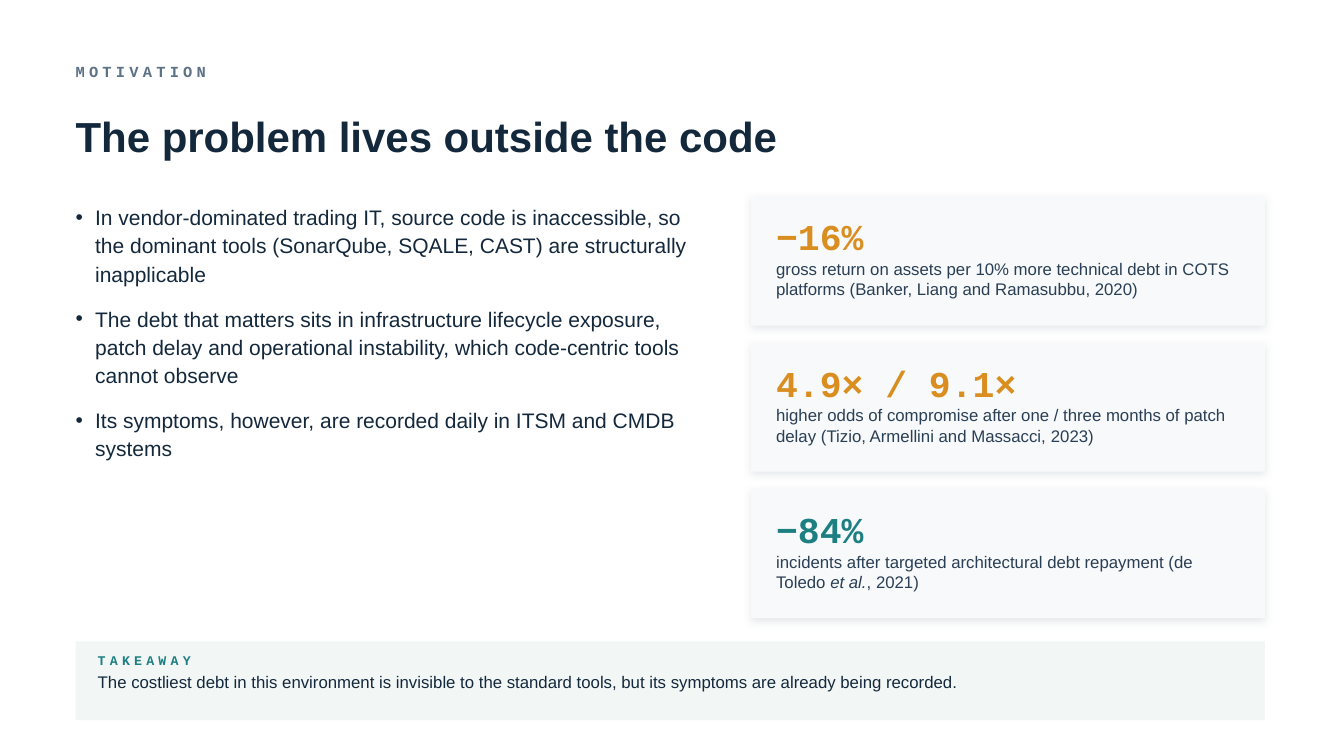
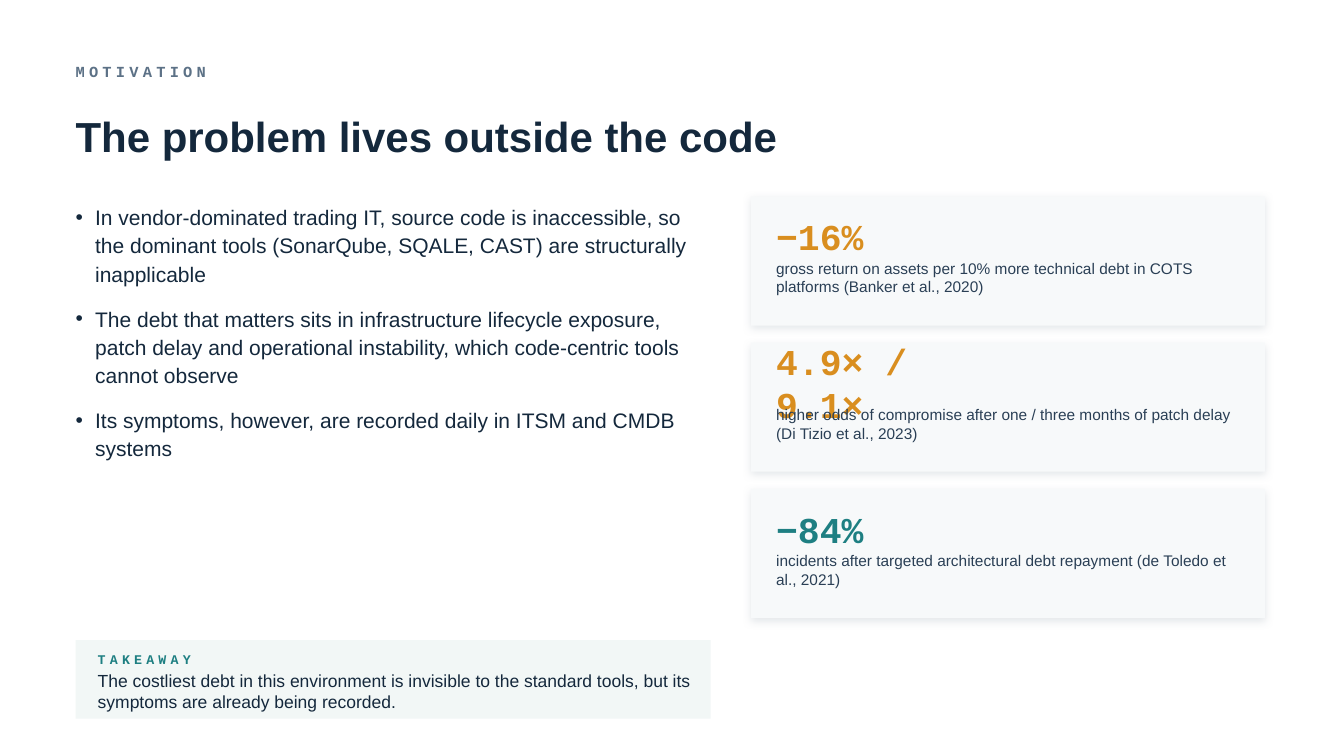
Before and after one commit to TobiZeier/MScProject, a slide deck: slide 2 of presentation/defense.pptx. Drawn at 1344x756 pixels with LibreOffice and Linux fonts; fonts in the diff are those of the drawing. Boxes give left, top, right and bottom in pixels: in the first picture for what was removed or moved away, otherwise in the second. Text is boxed around its words. In the diff, an @@ line names an element or a change of style, - is before the commit and + after.

```diff
--- a/presentation/defense.pptx
+++ b/presentation/defense.pptx
@@ text at (x1=776, y1=263, x2=1193, y2=295): text changed; size 12 to 11 pt @@
-gross return on assets per 10% more technical debt in COTS platforms (Banker, Liang and Ramasubbu, 2020)
+gross return on assets per 10% more technical debt in COTS platforms (Banker et al., 2020)
@@ text "4.9× / 9.1×" rewrapped from (x1=776, y1=372, x2=1016, y2=398) to (x1=776, y1=350, x2=863, y2=429) @@
@@ text at (x1=776, y1=408, x2=1230, y2=442): text changed; size 12 to 11 pt @@
-higher odds of compromise after one / three months of patch delay (Tizio, Armellini and Massacci, 2023)
+higher odds of compromise after one / three months of patch delay (Di Tizio et al., 2023)
@@ text "incidents after targeted architectural debt ..." at (x1=776, y1=555, x2=1226, y2=588): size 12 to 11 pt; italic off in "et al.," @@
@@ rectangle resized from (x1=76, y1=641, x2=1265, y2=720) to (x1=76, y1=640, x2=711, y2=719) @@
@@ text "The costliest debt in this ..." at (x1=98, y1=674, x2=690, y2=712): size 12 to 12.5 pt @@
```
Also in this commit, not shown: 14 other slides changed, 21 other files.
